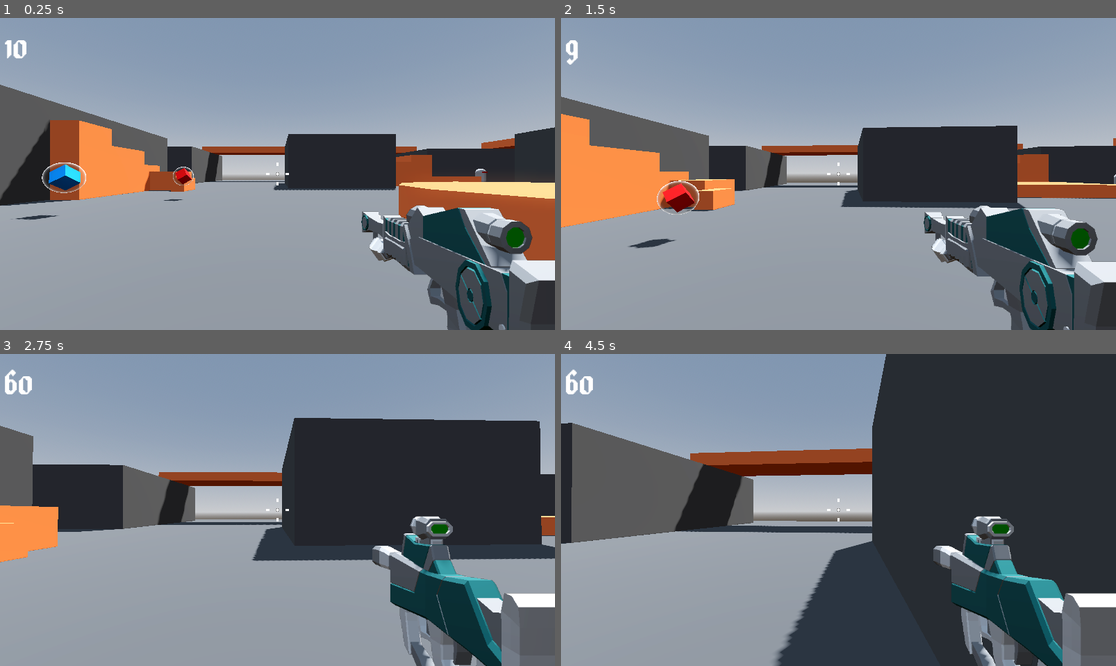
Above: before the commit, frames 1-4 (two rows, left to right).
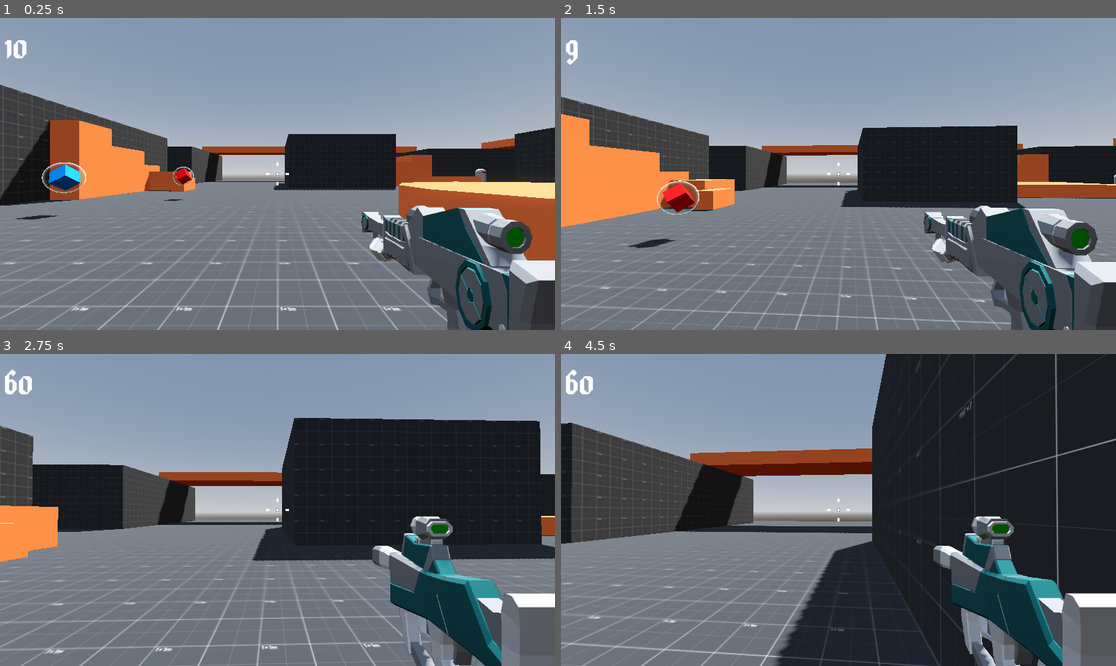
Above: after the commit, the same moments.

Repository: ericvennemeyer/RoboRampage
Game: Godot game, scene res://Levels/sandbox.tscn
Same seed, same stepped clock (60 frames per second), same inputs: the game is played once before the commit and once after it.
Inputs (mouse positions are in pixels of both pictures, inside the frame that each line leads up to):
- Up to frame 1 (0.25 s): no input
- Up to frame 2 (1.5 s): tap Enter at 0.5 s; move the mouse to (866, 174) at 0.52 s; press the mouse at (866, 174) at 0.53 s; hold W (move_forward) from 0.53 s (still down); tap Space (jump) at 0.77 s; move the mouse to (810, 174) at 1.27 s; release the mouse at (810, 174) at 1.28 s; right-click (810, 174) at 1.35 s
- Up to frame 3 (2.75 s): keep holding W (move_forward); tap Space (jump) at 1.52 s; move the mouse to (288, 503) at 2.02 s; hold Mouse wheel up (next_weapon) from 2.03 s (still down)
- Up to frame 4 (4.5 s): keep holding W (move_forward); move the mouse to (832, 516) at 2.77 s; release Mouse wheel up (next_weapon) at 2.78 s; tap Mouse wheel down (previous_weapon) at 2.85 s; tap Space (jump) at 3.02, 3.77 s; move the mouse to (877, 513) at 3.52 s; hold 1 (weapon_1) 3.53-4.28 s; move the mouse to (794, 506) at 4.27 s; tap 2 (weapon_2) at 4.35 s

The runs differ from the first frame. In frame 1, 32% of the frame differs, in the area x 0-81%, y 21-100%; in frame 2, 31%; in frame 3, 30%; in frame 4, 24%.

Commit message:
4.29 -- Building Interiors

Diff:
--- a/Levels/Materials/GrayMaterial.tres
+++ b/Levels/Materials/GrayMaterial.tres
@@ -1,4 +1,8 @@
-[gd_resource type="StandardMaterial3D" format=3 uid="uid://b52ebr2rphali"]
+[gd_resource type="StandardMaterial3D" load_steps=2 format=3 uid="uid://b52ebr2rphali"]
+
+[ext_resource type="Texture2D" uid="uid://c16axpanbwdxt" path="res://Levels/Materials/prototype-texture-with-size.png" id="1_um44h"]
 
 [resource]
-albedo_color = Color(0.289741, 0.289741, 0.289741, 1)
+albedo_texture = ExtResource("1_um44h")
+uv1_triplanar = true
+uv1_world_triplanar = true
--- /dev/null
+++ b/Levels/main_level.tscn
@@ -0,0 +1,63 @@
+[gd_scene load_steps=5 format=3 uid="uid://jt3pqi3ls5g"]
+
+[ext_resource type="Material" uid="uid://b52ebr2rphali" path="res://Levels/Materials/GrayMaterial.tres" id="1_8xii8"]
+
+[sub_resource type="ProceduralSkyMaterial" id="ProceduralSkyMaterial_8xii8"]
+sky_horizon_color = Color(0.662243, 0.671743, 0.686743, 1)
+ground_horizon_color = Color(0.662243, 0.671743, 0.686743, 1)
+
+[sub_resource type="Sky" id="Sky_k0okc"]
+sky_material = SubResource("ProceduralSkyMaterial_8xii8")
+
+[sub_resource type="Environment" id="Environment_6x3q2"]
+background_mode = 2
+sky = SubResource("Sky_k0okc")
+tonemap_mode = 2
+glow_enabled = true
+
+[node name="MainLevel" type="Node3D"]
+
+[node name="WorldEnvironment" type="WorldEnvironment" parent="."]
+environment = SubResource("Environment_6x3q2")
+
+[node name="DirectionalLight3D" type="DirectionalLight3D" parent="."]
+transform = Transform3D(-0.866023, -0.433016, 0.250001, 0, 0.499998, 0.866027, -0.500003, 0.749999, -0.43301, 0, 0, 0)
+
+[node name="Room" type="CSGBox3D" parent="."]
+transform = Transform3D(1, 0, 0, 0, 1, 0, 0, 0, 1, 0, 2, 0)
+material_override = ExtResource("1_8xii8")
+flip_faces = true
+size = Vector3(8, 4, 8)
+
+[node name="CSGCombiner3D" type="CSGCombiner3D" parent="Room"]
+transform = Transform3D(1, 0, 0, 0, 1, 0, 0, 0, 1, 0, -1, 0)
+
+[node name="Corridor" type="CSGBox3D" parent="Room/CSGCombiner3D"]
+transform = Transform3D(1, 0, 0, 0, 1, 0, 0, 0, 1, 0, 0, -6)
+flip_faces = true
+size = Vector3(2, 2, 4)
+
+[node name="Corridor2" type="CSGBox3D" parent="Room/CSGCombiner3D"]
+transform = Transform3D(-4.37114e-08, 0, -1, 0, 1, 0, 1, 0, -4.37114e-08, 6, 0, -12)
+flip_faces = true
+size = Vector3(2, 2, 4)
+
+[node name="Corridor3" type="CSGBox3D" parent="Room/CSGCombiner3D"]
+transform = Transform3D(-4.37114e-08, 0, -1, 0, 1, 0, 1, 0, -4.37114e-08, -6, 0, -12)
+flip_faces = true
+size = Vector3(2, 2, 4)
+
+[node name="Room2" type="CSGBox3D" parent="Room/CSGCombiner3D"]
+transform = Transform3D(1, 0, 0, 0, 1, 0, 0, 0, 1, 0, 1, -12)
+flip_faces = true
+size = Vector3(8, 4, 8)
+
+[node name="Room4" type="CSGBox3D" parent="Room/CSGCombiner3D"]
+transform = Transform3D(1, 0, 0, 0, 1, 0, 0, 0, 1, -12, 1, -12)
+flip_faces = true
+size = Vector3(8, 4, 8)
+
+[node name="Room3" type="CSGBox3D" parent="Room/CSGCombiner3D"]
+transform = Transform3D(1, 0, 0, 0, 1, 0, 0, 0, 1, 12, 1, -12)
+flip_faces = true
+size = Vector3(8, 4, 8)
Binary file added: Levels/Materials/prototype-texture-with-size.png
Not shown, added: Levels/Materials/prototype-texture-with-size.png.import
Binary file added: Levels/Materials/prototype-texture.png
Not shown, added: Levels/Materials/prototype-texture.png.import
